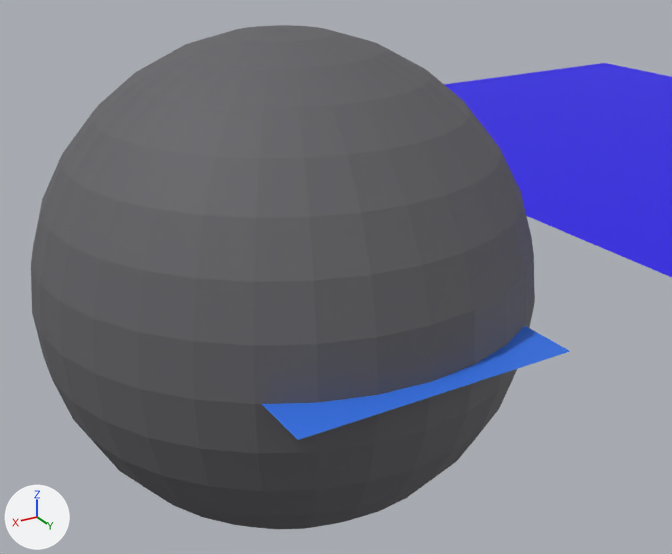
Two versions of the FBX model TechDemo/TechDemo/Models/The Scene.fbx, one commit apart.
Rendered twice from a camera (50 mm lens) standing at (15.2, 29.0, 14.0) and looking at (-1.0, 1.9, 0.5). Lighting does not change. The marker at lower left points along +X, +Y and +Z. Where no turn or scale is listed for an object, it has been applied to the vertices.

Names of what the first picture shows: 'SkyObject', 'WaterV2_object', 'Water_object_L_Lib.004'.
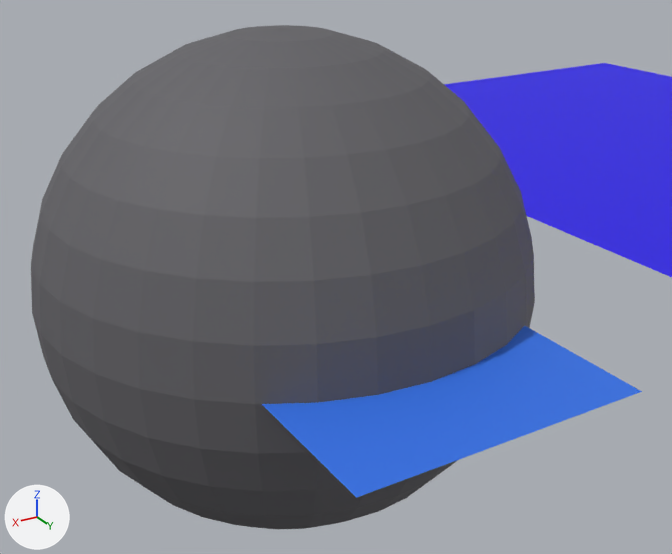
The change in detail:
Object 'WaterV2_object' (ob_waterv2_object) moves from (0.0, 5.0, 0.0) to (0.0, 7.98, 0.0).

Boxes [x1, y1, x2, y2] around the edits, measured in the pictures (672 x 554 px):
'WaterV2_object', moved
    before: [262, 326, 570, 440]
    after: [262, 326, 642, 498]
